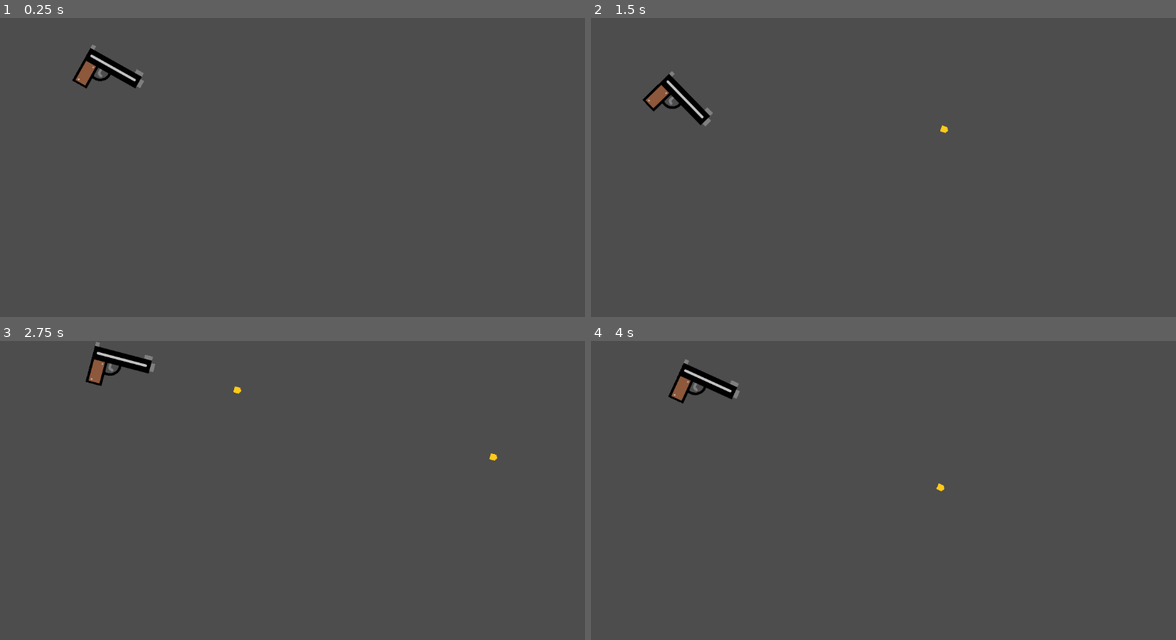
Above: before the commit, frames 1-4 (two rows, left to right).
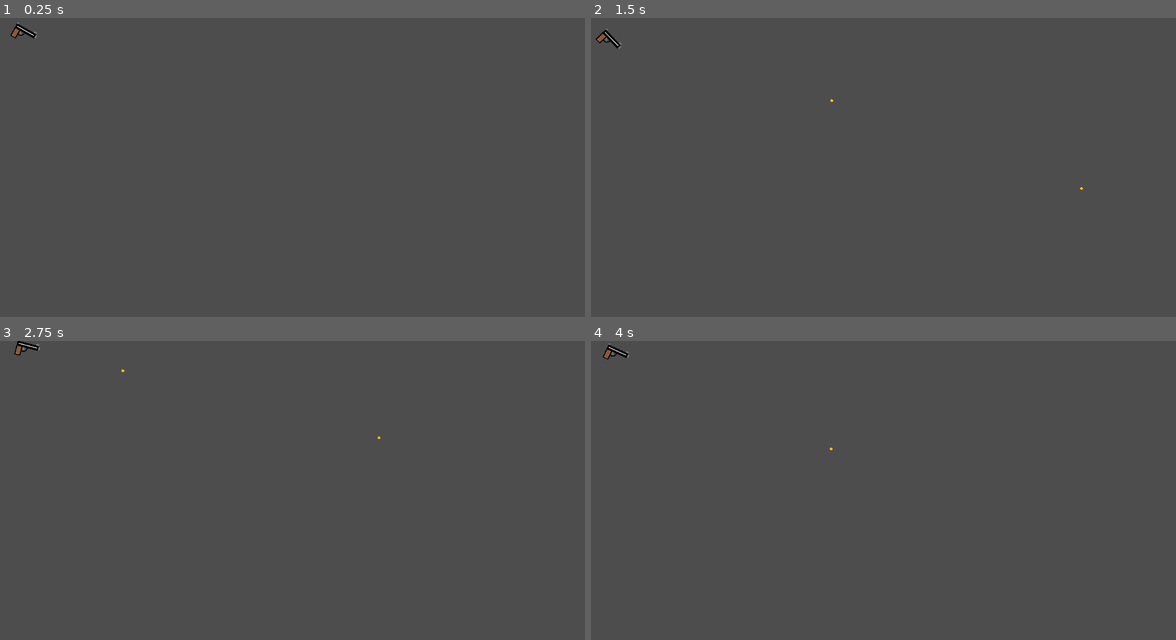
Above: after the commit, the same moments.

Repository: bryan-gagne-plante/BulletBallet
Game: Godot game, scene res://guns/pistol/pistol.tscn
Same seed, same stepped clock (60 frames per second), same inputs: the game is played once before the commit and once after it. The project has no main scene, so this scene is started directly.
Inputs (mouse positions are in pixels of both pictures, inside the frame that each line leads up to):
- Up to frame 1 (0.25 s): no input
- Up to frame 2 (1.5 s): tap Enter at 0.5 s; move the mouse to (1012, 167) at 0.52 s; press the mouse at (1012, 167) at 0.53 s; hold D (move_right) 0.53-1.28 s; move the mouse to (760, 200) at 1.27 s; release the mouse at (760, 200) at 1.28 s; hold S (move_down) from 1.28 s (still down); click (760, 200) at 1.35 s
- Up to frame 3 (2.75 s): tap Space at 2 s; move the mouse to (351, 433) at 2.02 s; release S (move_down) at 2.03 s; press the mouse at (351, 433) at 2.03 s; hold D (move_right) from 2.03 s (still down)
- Up to frame 4 (4 s): move the mouse to (854, 574) at 2.77 s; release D (move_right) at 2.78 s; release the mouse at (854, 574) at 2.78 s; hold W (move_up) 2.78-3.53 s; click (854, 574) at 2.85 s; tap Enter at 3.5 s; move the mouse to (1059, 556) at 3.52 s; press the mouse at (1059, 556) at 3.53 s; hold A (move_left) from 3.53 s (still down)

The runs differ from the first frame. In frame 1, 0.9% of the frame differs, in the area x 1-25%, y 1-24%; in frame 2, 0.9%; in frame 3, 0.9%, in the area x 2-86%, y 0-40%; in frame 4, 0.9%.

Commit message:
Normalisation des tailles

Diff:
--- a/guns/pistol/bullet.tscn
+++ b/guns/pistol/bullet.tscn
@@ -1,23 +1,25 @@
 [gd_scene load_steps=5 format=3 uid="uid://chmtqjtv6ypm4"]
 
-[ext_resource type="Script" path="res://Bullet.gd" id="1_foelf"]
+[ext_resource type="Script" path="res://guns/pistol/Bullet.gd" id="1_jbcd4"]
 [ext_resource type="Texture2D" uid="uid://dn1i06yef7xov" path="res://guns/pistol/bullet.png" id="2_44f1o"]
 [ext_resource type="AudioStream" uid="uid://bviufxc7kkcbi" path="res://guns/pistol/pistol_shot.mp3" id="3_2wxhb"]
 
 [sub_resource type="CircleShape2D" id="CircleShape2D_upfcj"]
-radius = 9.0
+radius = 4.0
 
 [node name="Bullet" type="Area2D"]
 top_level = true
 collision_layer = 0
 collision_mask = 3
-script = ExtResource("1_foelf")
+script = ExtResource("1_jbcd4")
 
 [node name="CollisionShape2D" type="CollisionShape2D" parent="."]
+position = Vector2(1, 0)
 shape = SubResource("CircleShape2D_upfcj")
 
 [node name="Bullet" type="Sprite2D" parent="."]
 position = Vector2(1, 0)
+scale = Vector2(0.373, 0.373)
 texture = ExtResource("2_44f1o")
 
 [node name="Gunshot" type="AudioStreamPlayer" parent="."]
--- a/guns/pistol/pistol.tscn
+++ b/guns/pistol/pistol.tscn
@@ -4,7 +4,7 @@
 [ext_resource type="Script" path="res://guns/pistol/pistol.gd" id="1_20pvj"]
 
 [sub_resource type="CircleShape2D" id="CircleShape2D_dibvy"]
-radius = 631.826
+radius = 275.22
 
 [node name="Pistol" type="Area2D"]
 collision_layer = 0
@@ -17,7 +17,8 @@
 [node name="WeaponPivot" type="Marker2D" parent="."]
 
 [node name="Pistol" type="Sprite2D" parent="WeaponPivot"]
-position = Vector2(253, -8)
+position = Vector2(66, -4.76837e-07)
+scale = Vector2(0.373457, 0.373457)
 texture = ExtResource("1_7n7u2")
 
 [node name="Barrel" type="Marker2D" parent="WeaponPivot/Pistol"]
--- a/player.tscn
+++ b/player.tscn
@@ -1,15 +1,18 @@
-[gd_scene load_steps=4 format=3 uid="uid://4x6g8x42gxwp"]
+[gd_scene load_steps=4 format=3 uid="uid://bs0kpd6oeajj7"]
 
 [ext_resource type="Texture2D" uid="uid://b4s3b0bgf1i50" path="res://icon.svg" id="1_5ubug"]
 [ext_resource type="Script" path="res://player.gd" id="1_efsik"]
 
 [sub_resource type="CapsuleShape2D" id="CapsuleShape2D_qyb1n"]
+radius = 30.0
+height = 60.0
 
 [node name="CharacterBody2D" type="CharacterBody2D"]
 script = ExtResource("1_efsik")
 
 [node name="Sprite2D" type="Sprite2D" parent="."]
-scale = Vector2(0.171875, 0.1875)
+position = Vector2(-9.53674e-07, -9.53674e-07)
+scale = Vector2(0.498047, 0.498047)
 texture = ExtResource("1_5ubug")
 
 [node name="CollisionShape2D" type="CollisionShape2D" parent="."]
Renamed: Bullet.gd -> guns/pistol/Bullet.gd
